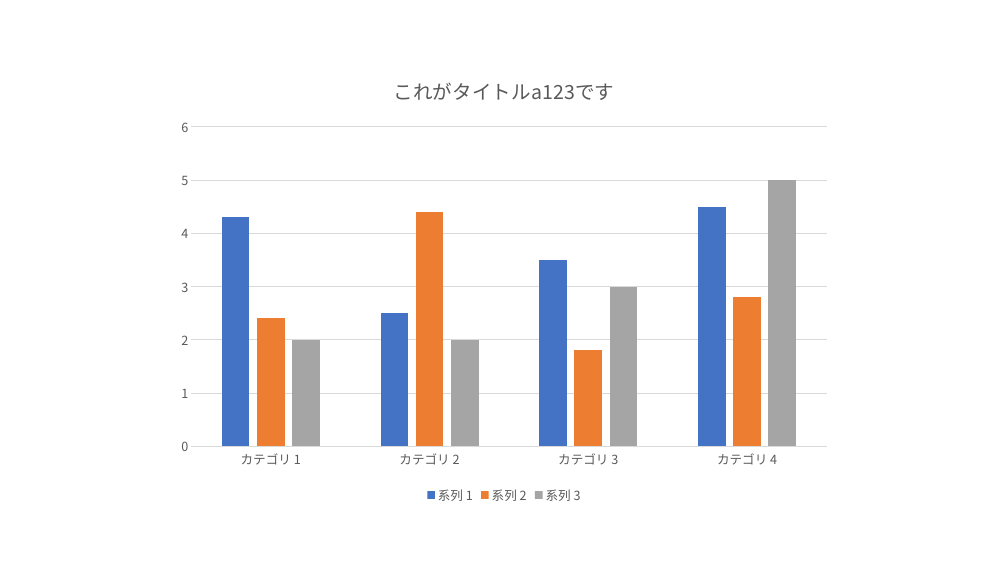
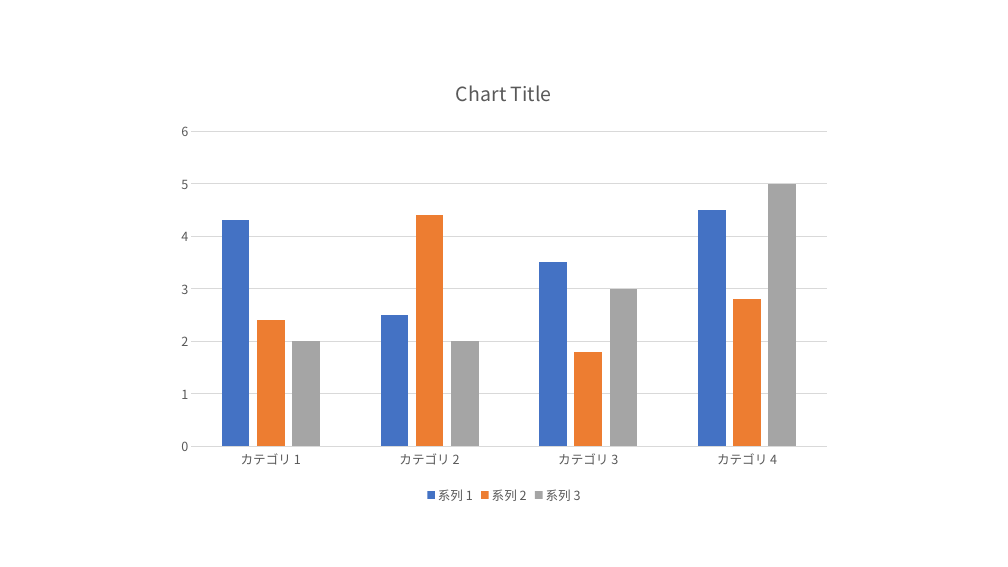
Before and after one commit to CPkobo/bilingual-core, a slide deck: slide 1 of withChart.pptx. Drawn at 1008x567 pixels with LibreOffice and Linux fonts; fonts in the diff are those of the drawing. Boxes give left, top, right and bottom in pixels: in the first picture for what was removed or moved away, otherwise in the second. Text is boxed around its words. In the diff, an @@ line names an element or a change of style, - is before the commit and + after.

Commit message:
Able to read ppt chart by visitor

```diff
--- a/withChart.pptx
+++ b/withChart.pptx
@@ column chart at <box>168,60,840,508</box> @@
@@ title "これがタイトルa123です " removed @@
```
Also in this commit, not shown: 4 slides added, 9 other files.
